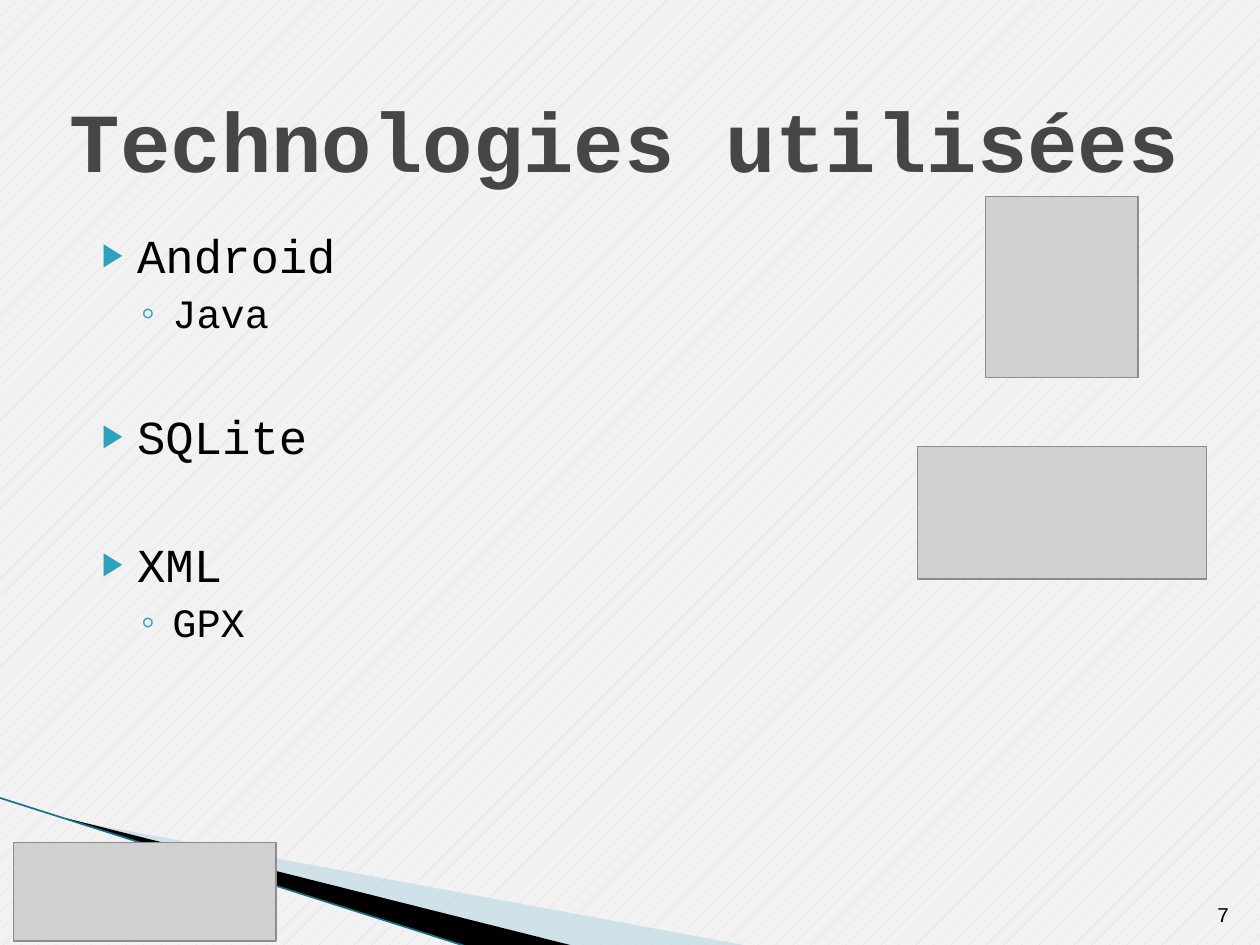
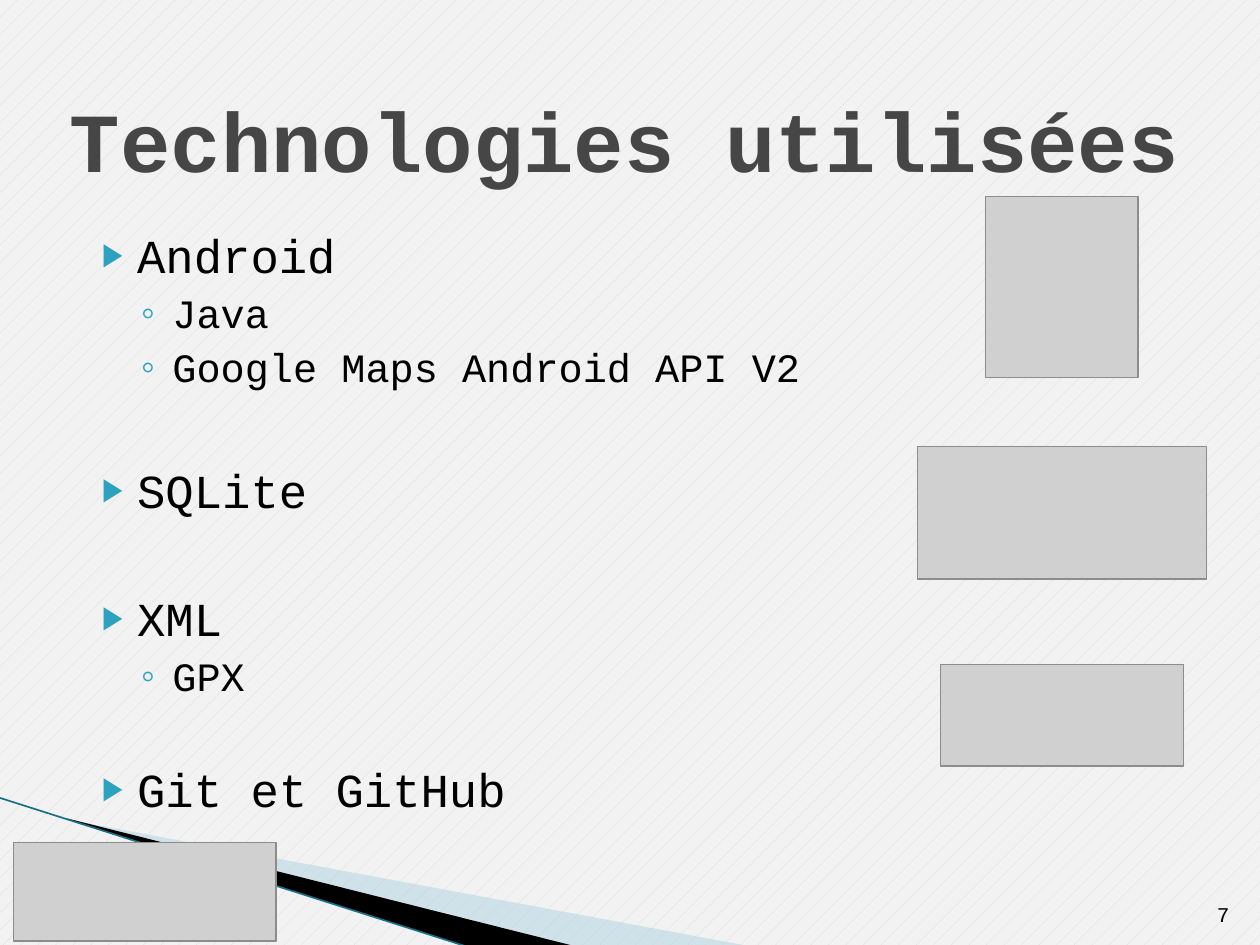
Before and after one commit to Tenacy/AndroidProject, a slide deck: slide 7 of Rapport/Presentation.pptx. Drawn at 1260x945 pixels with LibreOffice and Linux fonts; fonts in the diff are those of the drawing; grey boxes stand for pictures; background and template pictures are left out. Boxes give left, top, right and bottom in pixels: in the first picture for what was removed or moved away, otherwise in the second. Text is boxed around its words. In the diff, an @@ line names an element or a change of style, - is before the commit and + after.

```diff
--- a/Rapport/Presentation.pptx
+++ b/Rapport/Presentation.pptx
@@ text at [172,353,800,391]: paragraph added @@
+  ◦ Google Maps Android API V2
@@ picture added at [940,664,1183,766] @@
@@ text at [137,773,506,808]: paragraph added @@
+▶ Git et GitHub
```
Also in this commit, not shown: 3 other slides changed, 8 slides added, 2 slides removed, 1 other file.
